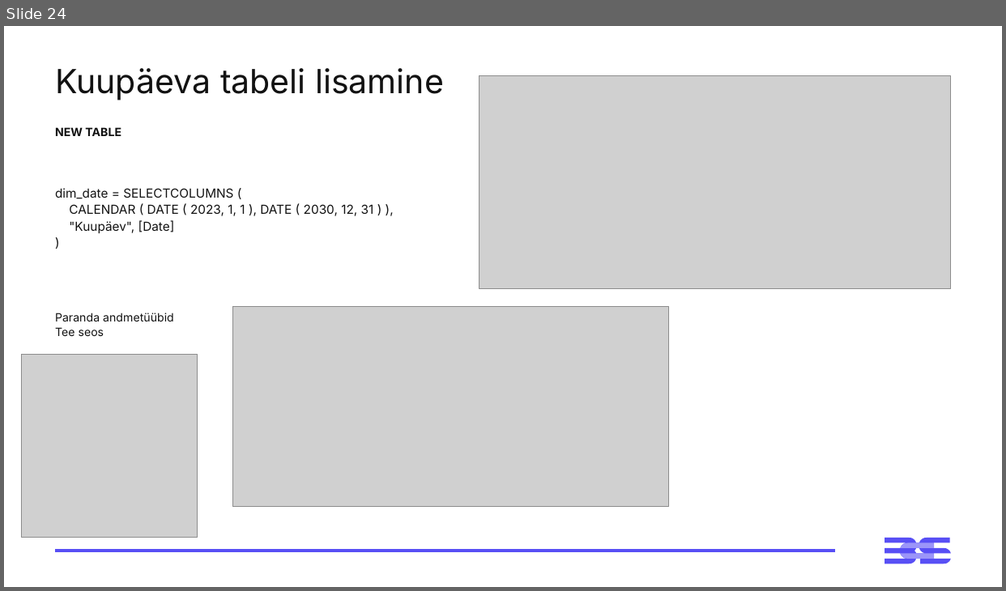
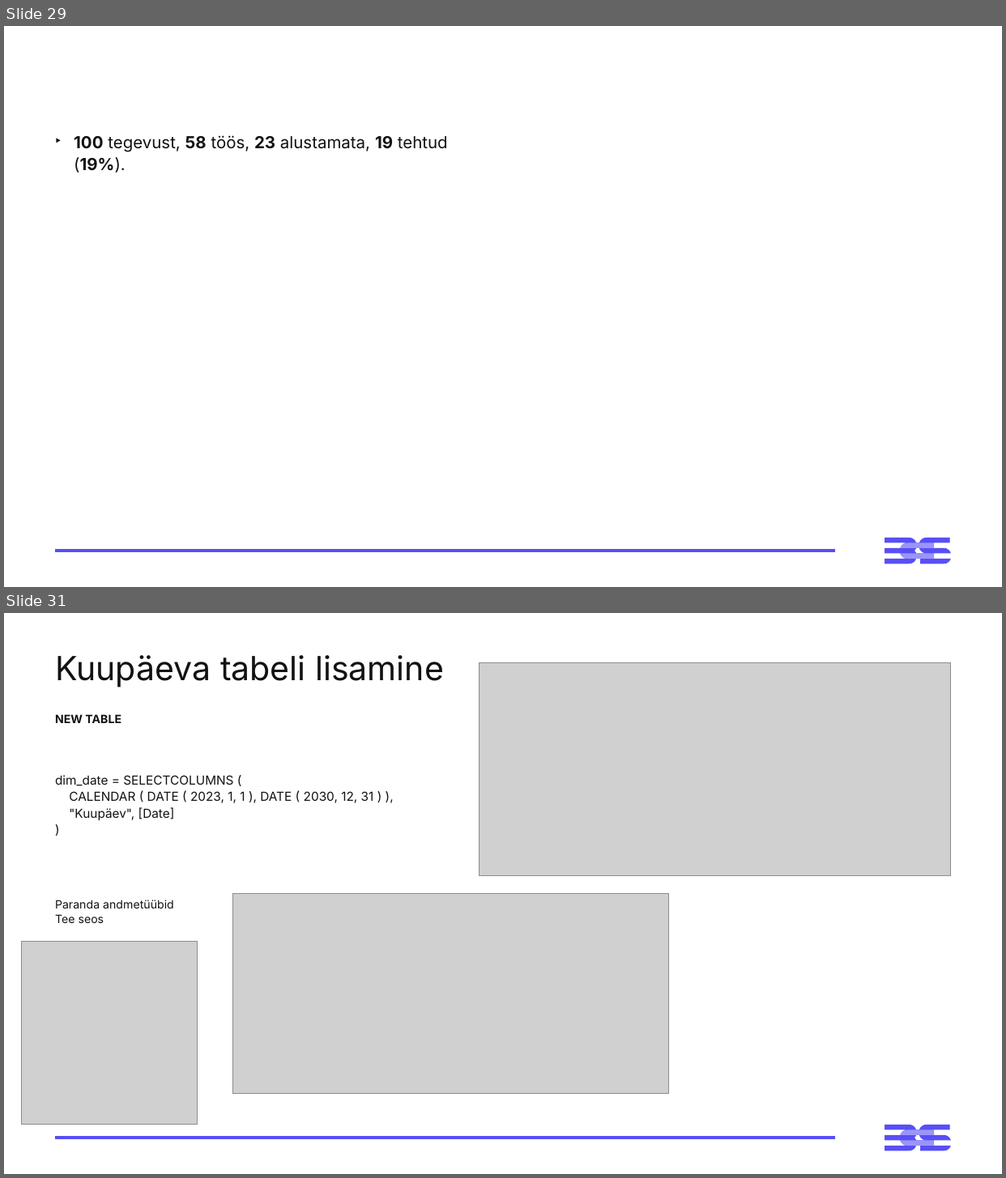
Before and after one commit to emilieabel/andmetarkus, a slide deck: Materjalid/Day4 Andmeplatvormid json/4-paev-andmetarkus-esitlus.pptx. Shown one above the other, each under a label of ours: slide 24 before the commit, slides 29 and 31 after it; the slides between them are not shown. The pictures are 1006x591 and 1006x1178 pixels, drawn with LibreOffice and Linux fonts; fonts in the diff are those of the drawing; grey boxes stand for pictures. Boxes give left, top, right and bottom in pixels: in the first picture for what was removed or moved away, otherwise in the second. Text is boxed around its words. In the diff, an @@ line names an element or a change of style, - is before the commit and + after.

```diff
--- a/Materjalid/Day4 Andmeplatvormid json/4-paev-andmetarkus-esitlus.pptx
+++ b/Materjalid/Day4 Andmeplatvormid json/4-paev-andmetarkus-esitlus.pptx
@@ slide 29 added at [4,26,1002,587], background #FFFFFF; not listed: 3 template elements that a slide beside it also shows @@
@@ text added at [74,135,448,173], 16 pt, text #121212 @@
+‣ 100 tegevust, 58 töös, 23 alustamata, 19 tehtud (19%).
@@ what was slide 24 is now slide 31 @@
```
Also in this commit, not shown: 1 slide changed, 6 other slides added, 7 other files.
